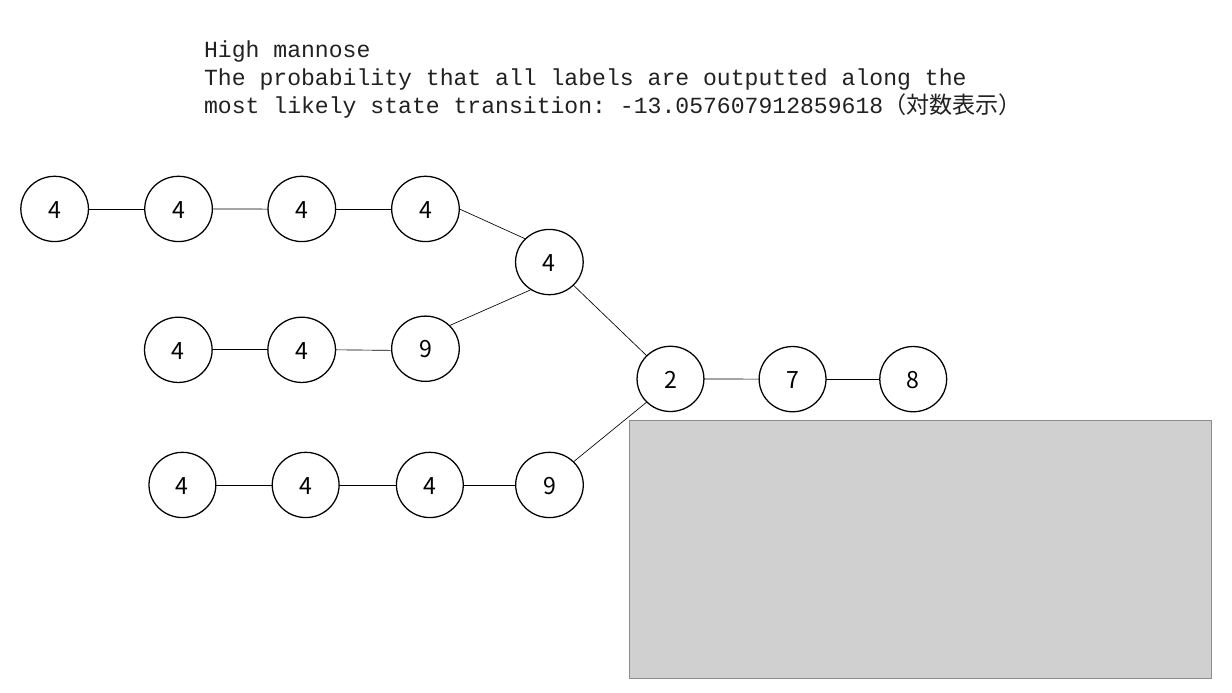
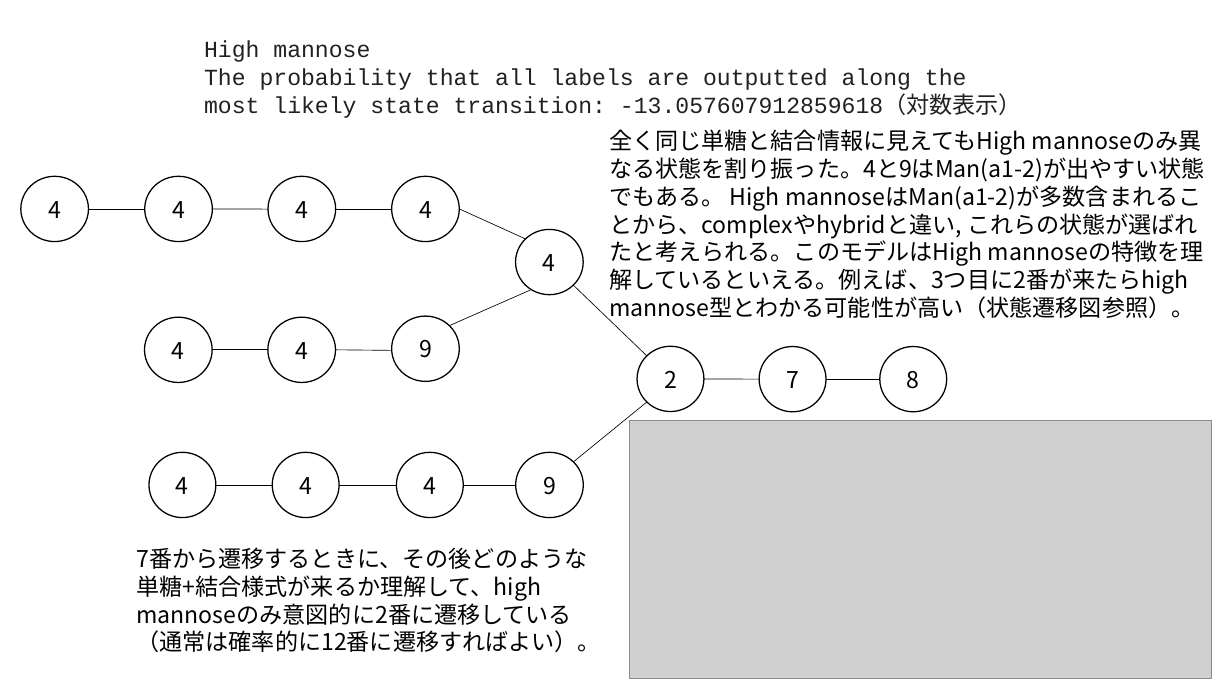
Before and after one commit to Kento-T-JP/OTMM_glycan, a slide deck: slide 3 of otmm_decimal/result_colab/result_novelty_2000_1.0_15_117_ColabPP/result_novelty_2000_1.0_15_117_parsing.pptx. Drawn at 1232x693 pixels with LibreOffice and Linux fonts; fonts in the diff are those of the drawing; grey boxes stand for pictures. Boxes give left, top, right and bottom in pixels: in the first picture for what was removed or moved away, otherwise in the second. Text is boxed around its words. In the diff, an @@ line names an element or a change of style, - is before the commit and + after.

```diff
--- a/otmm_decimal/result_colab/result_novelty_2000_1.0_15_117_ColabPP/result_novelty_2000_1.0_15_117_parsing.pptx
+++ b/otmm_decimal/result_colab/result_novelty_2000_1.0_15_117_ColabPP/result_novelty_2000_1.0_15_117_parsing.pptx
@@ text added at <box>609,129,1205,321</box>, 18 pt, text #000000 @@
+全く同じ単糖と結合情報に見えてもHigh mannoseのみ異なる状態を割り振った。4と9はMan(a1-2)が出やすい状態でもある。 High mannoseはMan(a1-2)が多数含まれることから、complexやhybridと違い, これらの状態が選ばれたと考えられる。このモデルはHigh mannoseの特徴を理解しているといえる。例えば、3つ目に2番が来たらhigh mannose型とわかる可能性が高い（状態遷移図参照）。
@@ text added at <box>136,547,601,652</box>, 18 pt, text #000000 @@
+7番から遷移するときに、その後どのような単糖+結合様式が来るか理解して、high mannoseのみ意図的に2番に遷移している（通常は確率的に12番に遷移すればよい）。
```
Also in this commit, not shown: 2 other slides changed, 1 slide removed, 17 other files.
